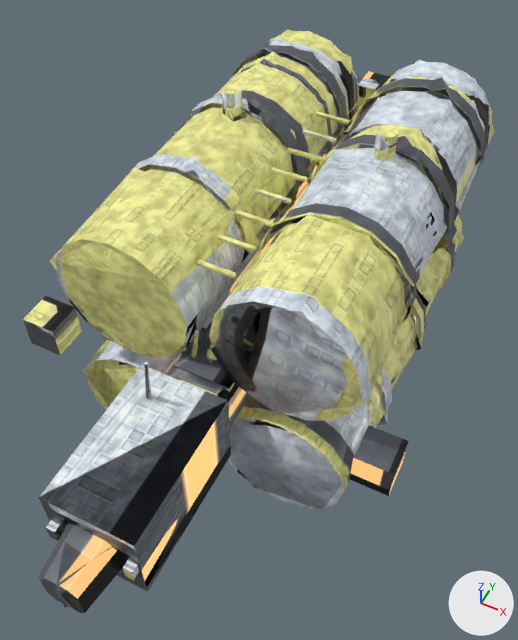
Two versions of the glTF model tools/asset_factory/deliveries/npc2_r4/sd_npc_tanker.glb, one commit apart.
Both versions are drawn from a 50 mm lens placed at (0.306, -0.661, 0.737), pointed at (-0.002, -0.044, -0.034). Every picture has the same lights, and +X, +Y and +Z are marked at lower right. The picture after the commit comes second. Where no turn or scale is listed for an object, it has been applied to the vertices. Vertices at exactly the same position are counted once.

Objects in the first picture: 'LOD0_body', 'LOD1_body'.
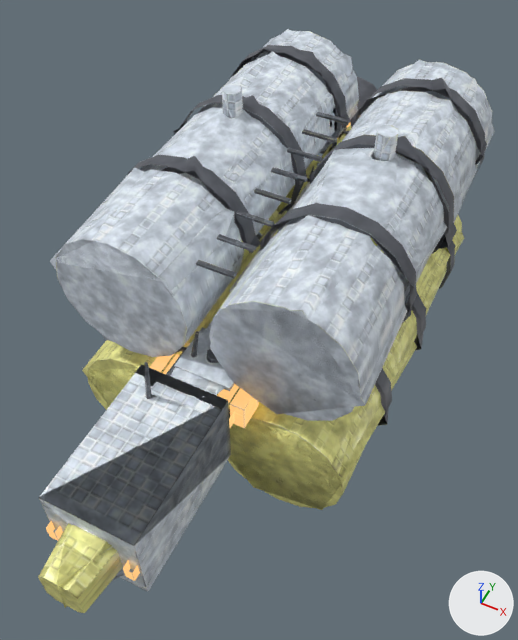
What differs and where, as boxes [x1, y1, x2, y2] in the pictures (518 x 640 px; the box of a moved part takes in the faces that stretch with it):
'LOD0_body', reshaped
    before: [23, 31, 492, 613]
    after: [38, 31, 492, 613]
'LOD1_body', reshaped
    before: [39, 29, 495, 607]
    after: [40, 29, 495, 607]
part 1 of me_lod0_body, deleted
    before: [357, 71, 390, 110]
part 2 of me_lod0_body, deleted
    before: [349, 425, 409, 496]
part 3 of me_lod0_body, deleted
    before: [23, 296, 82, 355]
part 4 of me_lod0_body, built on (mostly hidden)
    before: [46, 343, 246, 573]
    after: [149, 115, 361, 429]
part 5 of me_lod0_body, surface changed
    both: [38, 31, 492, 613]
part 6 of me_lod1_body, moved or reshaped
    before: [39, 62, 458, 607]
    after: [46, 88, 458, 607]
part 7 of me_lod1_body, surface changed
    both: [40, 29, 495, 584]

Patch to the scene script:
```diff
--- a/tools/asset_factory/deliveries/npc2_r4/sd_npc_tanker.glb.py
+++ b/tools/asset_factory/deliveries/npc2_r4/sd_npc_tanker.glb.py
@@ me_lod0_body @@
 # used by ob_lod0_body; location = (0.0, 0.0, 0.0)
-me_lod0_body.from_pydata(...)  # 1666 vertices, 2203 faces; spans x -0.26..0.26, y -0.5..0.5, z -0.235..0.235
+me_lod0_body.from_pydata(...)  # 1674 vertices, 2211 faces; spans x -0.208..0.208, y -0.5..0.5, z -0.235..0.235
+# me_lod0_body part 1: the loose piece of 8 vertices spanning x -0.025..0.025, y 0.358..0.407, z 0.074..0.123 is deleted
+# me_lod0_body part 2: the loose piece of 8 vertices spanning x 0.211..0.26, y -0.23..-0.181, z -0.025..0.025 is deleted
+# me_lod0_body part 3: the loose piece of 8 vertices spanning x -0.26..-0.211, y -0.23..-0.181, z -0.025..0.025 is deleted
+# me_lod0_body part 4
+# 2 vertices are removed from x -0.042..-0.035, y -0.188, z 0.039
+# 19 faces are deleted
+# 22 vertices are added at x -0.07..0.07, y -0.225..0.363, z -0.02..0.059
+# 12 new vertices lie (0.0, 0.039, 0.0) away from vertices in x -0.069..0.069, y -0.225..0.363, z -0.02..0.059
+# 59 new faces join them
+# me_lod0_body part 5: 2136 kept faces spanning x -0.208..0.208, y -0.5..0.5, z -0.235..0.235 get new texture (UV) coordinates
+# other edits to the shape of me_lod0_body do not show in these pictures
 me_lod0_body.materials.append(mat_mat_body)
@@ me_lod1_body @@
 # used by ob_lod1_body; location = (0.0, 0.0, 0.0)
-me_lod1_body.from_pydata(...)  # 549 vertices, 654 faces; spans x -0.26..0.26, y -0.501..0.5, z -0.235..0.235
+me_lod1_body.from_pydata(...)  # 553 vertices, 663 faces; spans x -0.215..0.215, y -0.501..0.5, z -0.235..0.235
+# me_lod1_body part 6
+# 56 vertices are removed from x -0.163..0.161, y -0.441..0.451, z -0.059..0.199
+# 152 faces are deleted
+# 7 vertices move from x -0.103..-0.024, y -0.197..0.451, z 0.019..0.048 to x -0.09..-0.022, y -0.2..0.451, z 0.025..0.051
+# 72 vertices are added at x -0.131..0.161, y -0.451..0.451, z -0.039..0.201
+# 167 new faces join them
+# me_lod1_body part 7: 492 kept faces spanning x -0.215..0.215, y -0.501..0.5, z -0.235..0.235 get new texture (UV) coordinates
+# other edits to the shape of me_lod1_body do not show in these pictures
 me_lod1_body.materials.append(mat_mat_body)
```
